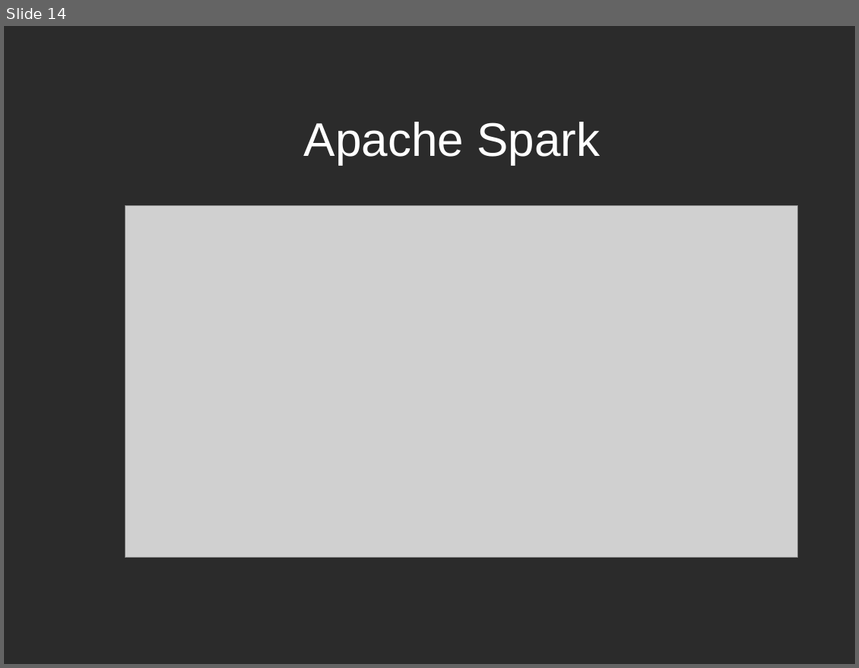
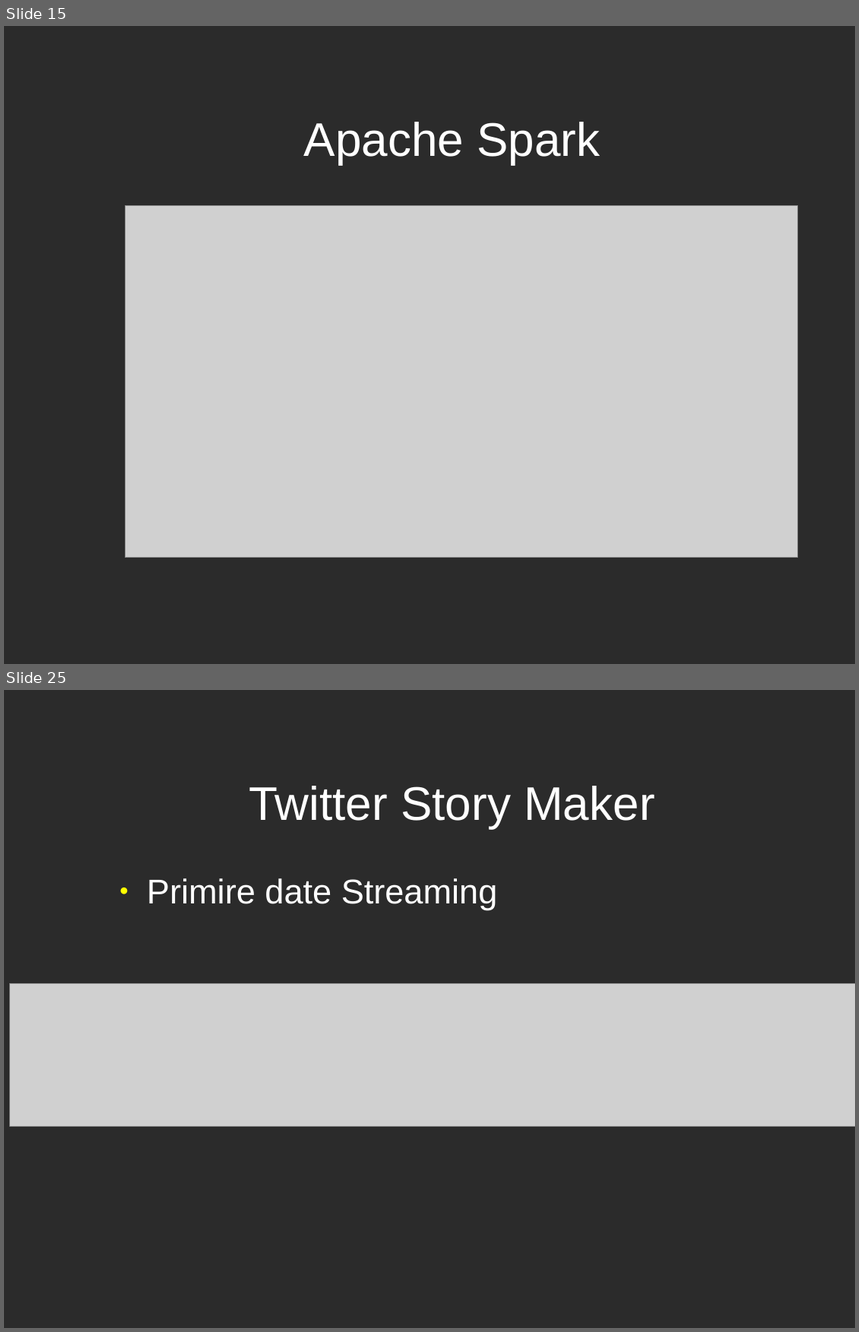
Before and after one commit to RaresBr/licenta, a slide deck: prezentareBradeaRares.odp. Shown one above the other, each under a label of ours: slide 14 before the commit, slides 15 and 25 after it; the slides between them are not shown. The pictures are 859x668 and 859x1332 pixels, drawn with LibreOffice and Linux fonts; fonts in the diff are those of the drawing; grey boxes stand for pictures; background and template pictures are left out; a plain dark background stands for a picture behind light text. Boxes give left, top, right and bottom in pixels: in the first picture for what was removed or moved away, otherwise in the second. Text is boxed around its words. In the diff, an @@ line names an element or a change of style, - is before the commit and + after.

```diff
--- a/prezentareBradeaRares.odp
+++ b/prezentareBradeaRares.odp
@@ slide 25 added at [4,690,855,1328], background picture (left out) @@
@@ title added at [249,786,655,828], 44 pt, text #FFFFFF @@
+Twitter Story Maker
@@ text added at [147,878,498,910], 32 pt, text #FFFFFF @@
+● Primire date Streaming
@@ picture added at [10,983,855,1126] @@
@@ what was slide 14 is now slide 15 @@
```
Also in this commit, not shown: 15 other slides added.
